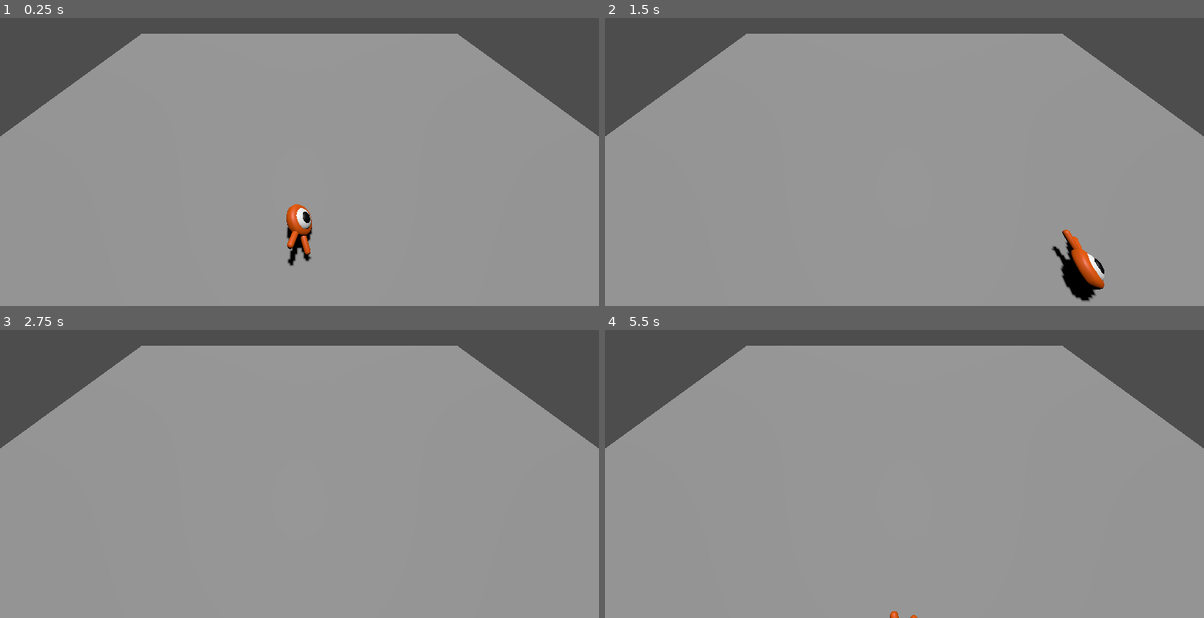
Above: before the commit, frames 1-4 (two rows, left to right).
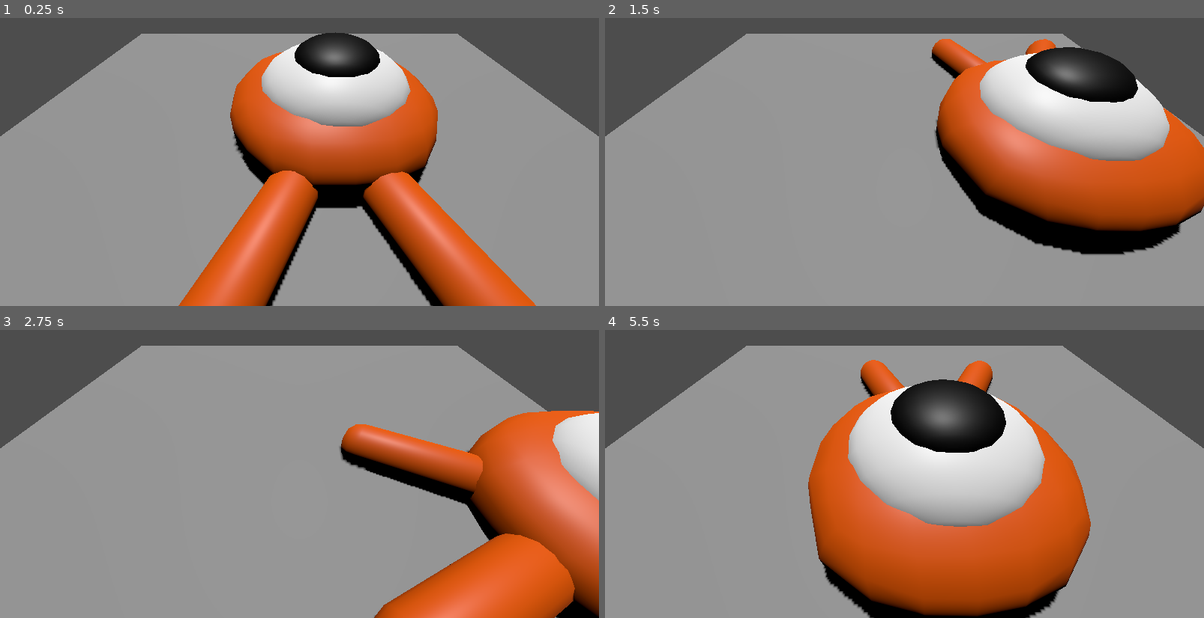
Above: after the commit, the same moments.

Repository: AmadeusIs4Real/testrep
Game: Godot game, scene res://main.tscn
Two runs of this game, one before a commit and one after it. Both use one fixed random seed, a clock stepped at 60 frames per second and the inputs below.
Inputs:
- Up to frame 1 (0.25 s): no input
- Up to frame 2 (1.5 s): tap Enter at 0.5 s; hold D (move_right) 0.53-1.28 s; hold S (move_down) from 1.28 s (still down)
- Up to frame 3 (2.75 s): release S (move_down) at 2.03 s; hold D (move_right) from 2.03 s (still down)
- Up to frame 4 (5.5 s): release D (move_right) at 2.78 s; hold W (move_up) 2.78-3.53 s; hold A (move_left) 3.53-5.03 s; hold S (move_down) from 5.03 s (still down)

The runs differ from the first frame. In frame 1, 26% of the frame differs, in the area x 29-90%, y 4-100%; in frame 2, 25%; in frame 3, 20%; in frame 4, 31%, in the area x 33-82%, y 10-100%.

Commit message:
squash 5

Diff:
--- a/squash_the_creeps_start_1.1.0 (1)/squash_the_creeps_start_1.1.0/main.tscn
+++ b/squash_the_creeps_start_1.1.0 (1)/squash_the_creeps_start_1.1.0/main.tscn
@@ -25,7 +25,7 @@
 shadow_enabled = true
 
 [node name="Player" parent="." instance=ExtResource("1_ts0he")]
-transform = Transform3D(0.707107, 0.707107, 0, -0.707107, 0.707107, 0, 0, 0, 1, 0, 0, 7)
+transform = Transform3D(1, -5.96046e-08, 0, 5.96046e-08, 1, 0, 0, 0, 1, 3, 0, -5)
 
 [node name="CameraPivot" type="Marker3D" parent="."]
 transform = Transform3D(1, 0, 0, 0, 0.707107, 0.707107, 0, -0.707107, 0.707107, 0, 0, 0)
--- a/squash_the_creeps_start_1.1.0 (1)/squash_the_creeps_start_1.1.0/player.tscn
+++ b/squash_the_creeps_start_1.1.0 (1)/squash_the_creeps_start_1.1.0/player.tscn
@@ -12,6 +12,7 @@
 [node name="Pivot" type="Node3D" parent="."]
 
 [node name="Character" parent="Pivot" instance=ExtResource("1_nusgl")]
+transform = Transform3D(10, 0, 0, 0, 10, 0, 0, 0, 10, 0, 0, 0)
 
 [node name="CollisionShape3D" type="CollisionShape3D" parent="."]
 transform = Transform3D(0.8, 0, 0, 0, 0.8, 0, 0, 0, 0.8, 0, 0.8, 0)
